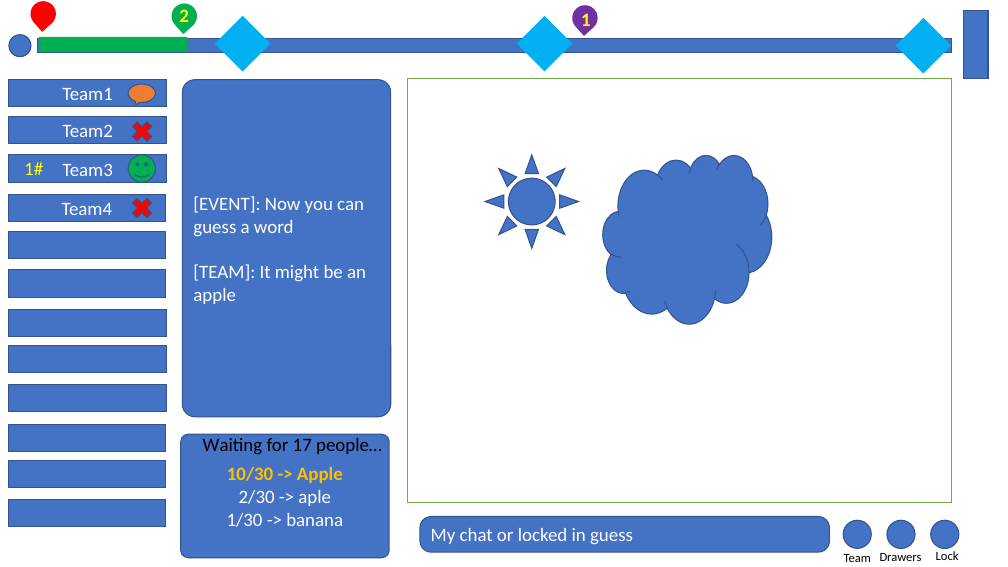
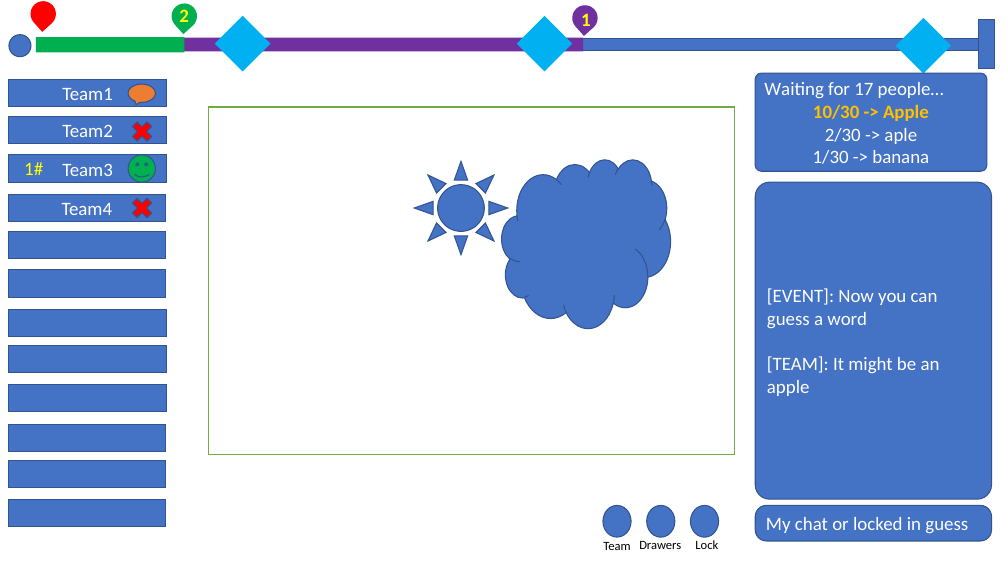
Before and after one commit to CraigChaus/Sketchy-Mine-, a slide deck: slide 1 of docs/resources/ui-sketch.pptx. Drawn at 1008x567 pixels with LibreOffice and Linux fonts; fonts in the diff are those of the drawing. Boxes give left, top, right and bottom in pixels: in the first picture for what was removed or moved away, otherwise in the second. Text is boxed around its words. In the diff, an @@ line names an element or a change of style, - is before the commit and + after.

```diff
--- a/docs/resources/ui-sketch.pptx
+++ b/docs/resources/ui-sketch.pptx
@@ rectangle: place and size @@
-rectangle at [964, 11, 988, 79]
+rectangle at [979, 20, 994, 69]
@@ rectangle: place and size @@
-rectangle at [38, 39, 951, 52]
+rectangle at [38, 39, 991, 51]
@@ rectangle added at [182, 38, 583, 51], fill #7030A0 @@
@@ rounded rectangle "Waiting for 17 people…": place and size @@
-rounded rectangle "Waiting for 17 people…" at [181, 434, 389, 557]
+rounded rectangle "Waiting for 17 people…" at [755, 73, 987, 172]
@@ text in rounded rectangle at [764, 82, 944, 98]: paragraph added @@
+Waiting for 17 people…
@@ rectangle: place and size @@
-rectangle at [408, 79, 951, 503]
+rectangle at [209, 107, 735, 455]
@@ sun: place and size @@
-sun at [485, 155, 579, 249]
+sun at [414, 161, 508, 255]
@@ cloud: place and size @@
-cloud at [603, 155, 772, 324]
+cloud at [502, 160, 671, 328]
@@ rounded rectangle "[EVENT]: Now you can guess ...": place and size @@
-rounded rectangle "[EVENT]: Now you can guess ..." at [182, 79, 391, 417]
+rounded rectangle "[EVENT]: Now you can guess ..." at [755, 182, 992, 499]
@@ text removed at [203, 438, 382, 455] @@
-Waiting for 17 people…
@@ ellipse: place and size @@
-ellipse at [843, 520, 871, 548]
+ellipse at [603, 506, 631, 538]
@@ ellipse: place and size @@
-ellipse at [887, 520, 915, 548]
+ellipse at [647, 506, 675, 538]
@@ ellipse: place and size @@
-ellipse at [931, 520, 959, 548]
+ellipse at [690, 506, 718, 538]
@@ rounded rectangle "My chat or locked in ...": place and size @@
-rounded rectangle "My chat or locked in ..." at [420, 516, 830, 552]
+rounded rectangle "My chat or locked in ..." at [755, 506, 992, 541]
@@ 3 texts: place and size @@
-3 texts at [844, 551, 959, 562]
+3 texts at [603, 540, 718, 550]
```
Also in this commit, not shown: 1 slide added.
